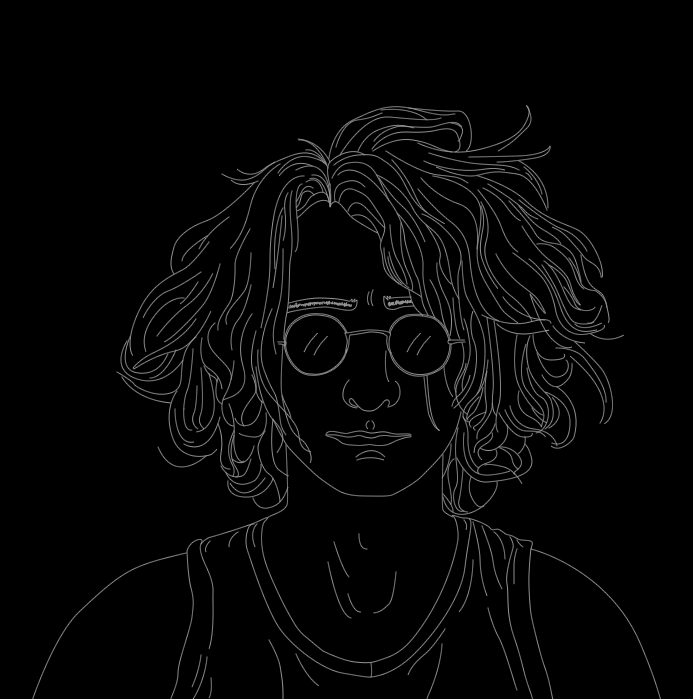
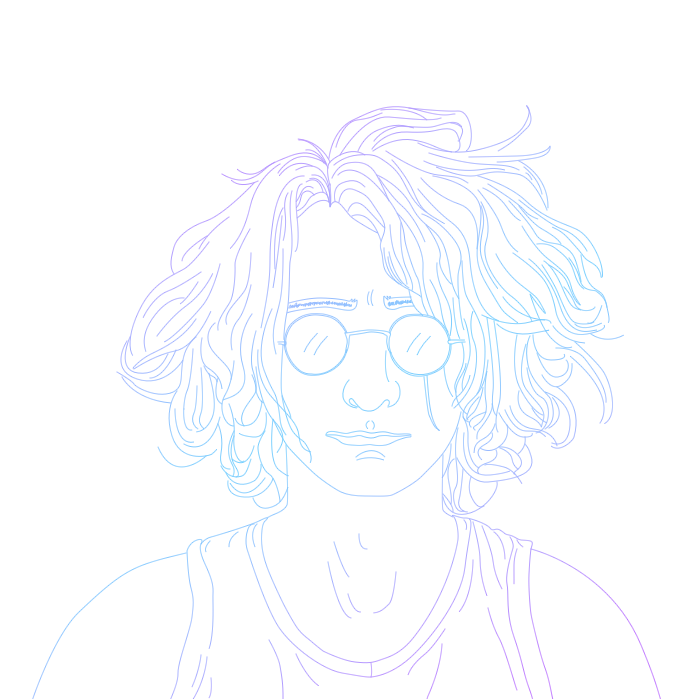
Comparing the layer stacks of the two (693, 699) images. Changes:
"Layer 5": opacity 100% → 73% over [32, 105, 661, 699]
hid "Layer 6" over [0, 0, 693, 699]
hid "Layer 2" over [0, 0, 693, 699]
